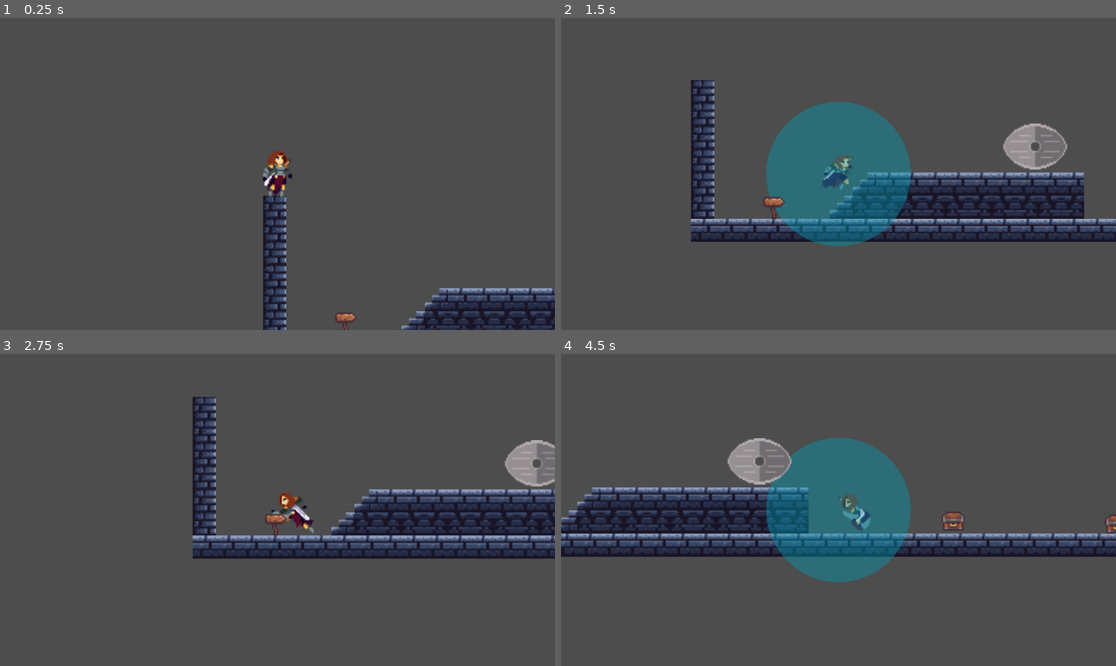
Above: before the commit, frames 1-4 (two rows, left to right).
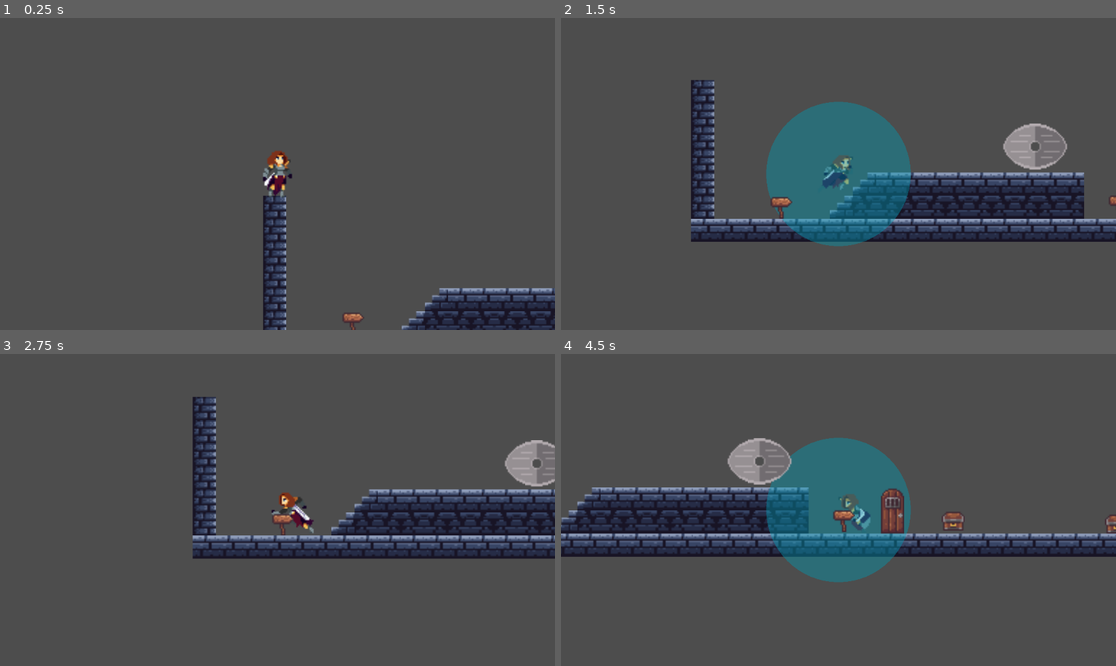
Above: after the commit, the same moments.

Repository: Washington99/musicplatformer
Game: Godot game, scene res://Scenes/test_scene_2.tscn
Same seed, same stepped clock (60 frames per second), same inputs: the game is played once before the commit and once after it.
Inputs:
- Up to frame 1 (0.25 s): no input
- Up to frame 2 (1.5 s): tap Enter at 0.5 s; hold D (Right) from 0.53 s (still down); tap 1 (play_instrument) at 0.6 s; tap W (Jump) at 0.77 s; tap U (play_note) at 1.35 s
- Up to frame 3 (2.75 s): tap W (Jump) at 1.52 s; release D (Right) at 2.03 s; hold A (Left) from 2.03 s (still down); hold 2 from 2.03 s (still down)
- Up to frame 4 (4.5 s): release A (Left) at 2.78 s; release 2 at 2.78 s; hold D (Right) 2.78-4.28 s; tap Space at 2.85 s; tap W (Jump) at 3.02, 3.77 s; hold I 3.53-4.28 s; hold A (Left) from 4.28 s (still down); tap O at 4.35 s

The runs differ from the first frame. In frame 1, 0.1% of the frame differs, in the area x 60-66%, y 94-100%; in frame 2, 0.2%; in frame 3, 0.1%; in frame 4, 0.7%, in the area x 49-62%, y 43-58%.

Commit message:
Update test_scene_2.tscn
Quick scene element changes

Diff:
--- a/Scenes/test_scene_2.tscn
+++ b/Scenes/test_scene_2.tscn
@@ -27,8 +27,12 @@
 dest_for_increasing = NodePath("../Node2D2")
 
 [node name="Lifeform" parent="." instance=ExtResource("4_rqb20")]
-position = Vector2(30, 206)
+position = Vector2(35, 206)
 song_list = Array[String](["piano_1", "violin_3", "violin_1"])
+
+[node name="Lifeform2" parent="." instance=ExtResource("4_rqb20")]
+position = Vector2(269, 205)
+song_list = Array[String](["piano_5", "violin_3", "violin_1"])
 
 [node name="Node2D2" type="Node2D" parent="."]
 position = Vector2(426, 206)
@@ -41,6 +45,11 @@
 needed_vertices = [NodePath("../switch"), NodePath("../switch2"), NodePath("../switch3")]
 note_hint = NodePath("../Lifeform")
 
+[node name="Gate2" parent="." node_paths=PackedStringArray("needed_vertices", "note_hint") instance=ExtResource("5_4rtvu")]
+position = Vector2(303, 190)
+needed_vertices = [NodePath("../switch"), NodePath("../switch2"), NodePath("../switch3")]
+note_hint = NodePath("../Lifeform2")
+
 [node name="switch" parent="." instance=ExtResource("6_6wd3t")]
 position = Vector2(458, 206)
 trigger_keys = Array[String](["piano_1", "piano_5"])
